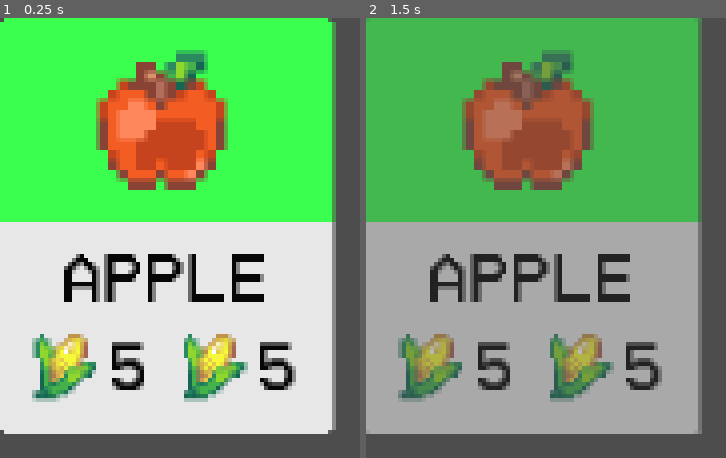
Above: before the commit, frames 1-2 (left to right).
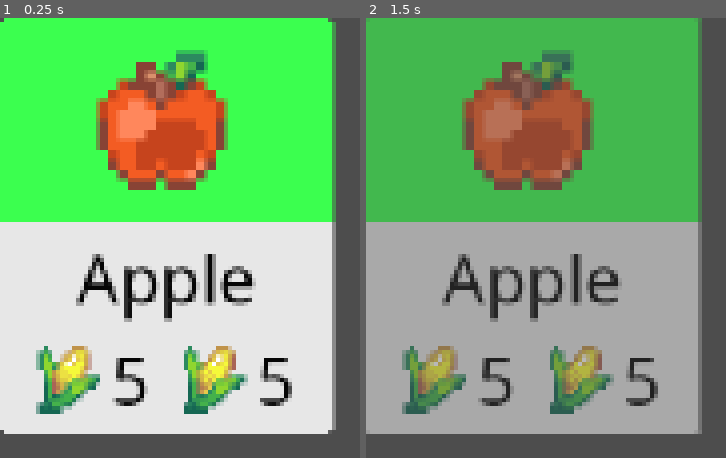
Above: after the commit, the same moments.

Repository: edamleanh/game
Game: Godot game, scene res://scenes/ui/shop_button.tscn
Same seed, same stepped clock (60 frames per second), same inputs: the game is played once before the commit and once after it. This scene is started directly instead of the project's main scene.
Inputs (mouse positions are in pixels of both pictures, inside the frame that each line leads up to):
- Up to frame 1 (0.25 s): no input
- Up to frame 2 (1.5 s): click (531, 224) at 0.5 s; tap Enter at 1.25 s; hold C (seed_forward) from 1.28 s (still down); tap Space (action) at 1.35 s

The runs differ from the first frame. In frame 1, 11% of the frame differs, in the area x 8-83%, y 53-90%; in frame 2, 10%.
Error in both runs: Invalid access to property or key '<null>' on a base object of type 'Nil'. (res://scenes/ui/shop_button.gd:44)

Commit message:
Localize UI to Vietnamese: translate plants, machines, hats, and NPC dialogues; update font theme to support Vietnamese characters

Diff:
--- a/global/data.gd
+++ b/global/data.gd
@@ -12,7 +12,7 @@
 	Enum.Seed.TOMATO: {
 		'texture': "res://graphics/plants/tomato.png",
 		'icon_texture': "res://graphics/icons/tomato.png",
-		'name':'Tomato',
+		'name':'Cà Chua',
 		'h_frames': 3,
 		'grow_speed': 0.6,
 		'death_max': 3,
@@ -20,7 +20,7 @@
 	Enum.Seed.CORN: {
 		'texture': "res://graphics/plants/corn.png",
 		'icon_texture': "res://graphics/icons/corn.png",
-		'name':'Corn',
+		'name':'Ngô',
 		'h_frames': 3,
 		'grow_speed': 1.0,
 		'death_max': 2,
@@ -28,7 +28,7 @@
 	Enum.Seed.PUMPKIN: {
 		'texture': "res://graphics/plants/pumpkin.png",
 		'icon_texture': "res://graphics/icons/pumpkin.png",
-		'name':'Pumpkin',
+		'name':'Bí Ngô',
 		'h_frames': 3,
 		'grow_speed': 0.3,
 		'death_max': 3,
@@ -36,7 +36,7 @@
 	Enum.Seed.WHEAT: {
 		'texture': "res://graphics/plants/wheat.png",
 		'icon_texture': "res://graphics/icons/wheat.png",
-		'name':'Wheat',
+		'name':'Lúa Mì',
 		'h_frames': 3,
 		'grow_speed': 1.0,
 		'death_max': 3,
@@ -44,17 +44,17 @@
 const MACHINE_UPGRADE_COST = {
 	Enum.Machine.DELETE: {},
 	Enum.Machine.SPRINKLER: {
-		'name': 'Sprinkler',
+		'name': 'Vòi Tưới',
 		'cost' :{Enum.Item.TOMATO: 30, Enum.Item.WHEAT: 20},
 		'icon': preload("res://graphics/icons/sprinkler.png"),
 		'color': Color.SEA_GREEN},
 	Enum.Machine.FISHER: {
-		'name': 'Fisher',
+		'name': 'Máy Câu Cá',
 		'cost' :{Enum.Item.WOOD: 25, Enum.Item.FISH: 15},
 		'icon': preload("res://graphics/icons/fisher.png"),
 		'color': Color.SLATE_GRAY},
 	Enum.Machine.SCARECROW: {
-		'name': 'Scarecrow',
+		'name': 'Cối Xay Gió',
 		'cost' : {Enum.Item.PUMPKIN: 15, Enum.Item.CORN: 15},
 		'icon': preload("res://graphics/icons/scarecrow.png"),
 		'color': Color.BURLYWOOD}}
@@ -69,22 +69,22 @@
 		'icon': preload("res://graphics/icons/cowboy.png"),
 		'color': Color.SANDY_BROWN},
 	Enum.Style.ENGLISH: {
-		'name': 'Oldie',
+		'name': 'Vintage',
 		'cost':{Enum.Item.CORN: 8, Enum.Item.WHEAT: 6},
 		'icon': preload("res://graphics/icons/english.png"),
 		'color': Color.LIGHT_GRAY},
 	Enum.Style.BASEBALL: {
-		'name': 'Baseball',
+		'name': 'Bóng Chày',
 		'cost':{Enum.Item.TOMATO: 8, Enum.Item.APPLE: 6},
 		'icon': preload("res://graphics/icons/blue.png"),
 		'color': Color.SKY_BLUE},
 	Enum.Style.BEANIE: {
-		'name': 'Beanie',
+		'name': 'Mũ Len',
 		'cost':{Enum.Item.PUMPKIN: 8, Enum.Item.WHEAT: 6},
 		'icon': preload("res://graphics/icons/beanie.png"),
 		'color': Color.INDIAN_RED},
 	Enum.Style.STRAW: {
-		'name': 'Straw',
+		'name': 'Rơm',
 		'cost':{Enum.Item.FISH: 8, Enum.Item.WOOD: 6},
 		'icon': preload("res://graphics/icons/straw.png"),
 		'color': Color.BURLYWOOD}}
--- a/scenes/levels/level.tscn
+++ b/scenes/levels/level.tscn
@@ -1227,16 +1227,16 @@
 
 [node name="Character" parent="Objects" instance=ExtResource("11_mq31s")]
 position = Vector2(524, 177)
-dialog = Array[String](["I am the hat mouse", "State your business!"])
-fin_dialog = "You have purchased all the hats!"
+dialog = Array[String](["Tôi là chuột bán mũ", "Bạn muốn gì?"])
+fin_dialog = "Bạn đã mua hết tất cả các kiểu mũ!"
 texture = ExtResource("12_b8j7q")
 shop_type = 1
 has_fin_animation = true
 
 [node name="Character2" parent="Objects" instance=ExtResource("11_mq31s")]
 position = Vector2(-40, 535)
-dialog = Array[String](["I sell machines! ", "What would you like?"])
-fin_dialog = "Well done! :)"
+dialog = Array[String](["Tôi bán các máy móc!", "Bạn cần gì?"])
+fin_dialog = "Tuyệt vời! :)"
 texture = ExtResource("13_qhnmj")
 
 [node name="Overlay" type="Node2D" parent="."]
--- a/scenes/ui/game_theme.tres
+++ b/scenes/ui/game_theme.tres
@@ -1,6 +1,5 @@
-[gd_resource type="Theme" load_steps=8 format=3 uid="uid://rhcgh2v8xs3h"]
+[gd_resource type="Theme" load_steps=7 format=3 uid="uid://rhcgh2v8xs3h"]
 
-[ext_resource type="FontFile" uid="uid://pctatblkht3m" path="res://graphics/fonts/HomeVideo-Regular.ttf" id="1_5x5vq"]
 [ext_resource type="Texture2D" uid="uid://c8w5bgiupw84o" path="res://graphics/ui/frame.png" id="2_6q0ak"]
 
 [sub_resource type="StyleBoxTexture" id="StyleBoxTexture_5x5vq"]
@@ -17,9 +16,9 @@
 content_margin_bottom = 4.0
 bg_color = Color(0.90588236, 0.90588236, 0.90588236, 1)
 
-[sub_resource type="FontVariation" id="FontVariation_vrpuy"]
-base_font = ExtResource("1_5x5vq")
-spacing_glyph = 1
+[sub_resource type="SystemFont" id="SystemFont_vietnam"]
+font_names = PackedStringArray("Noto Sans", "Arial", "Liberation Sans")
+font_sizes = PackedInt32Array(30)
 
 [sub_resource type="StyleBoxFlat" id="StyleBoxFlat_6q0ak"]
 bg_color = Color(1, 1, 1, 1)
@@ -37,6 +36,6 @@
 FocusPanel/styles/panel = SubResource("StyleBoxFlat_5x5vq")
 Label/colors/font_color = Color(0.023529412, 0.023529412, 0.023529412, 1)
 Label/font_sizes/font_size = 30
-Label/fonts/font = SubResource("FontVariation_vrpuy")
+Label/fonts/font = SubResource("SystemFont_vietnam")
 Panel/styles/panel = SubResource("StyleBoxFlat_6q0ak")
 PanelContainer/styles/panel = SubResource("StyleBoxTexture_6naka")
